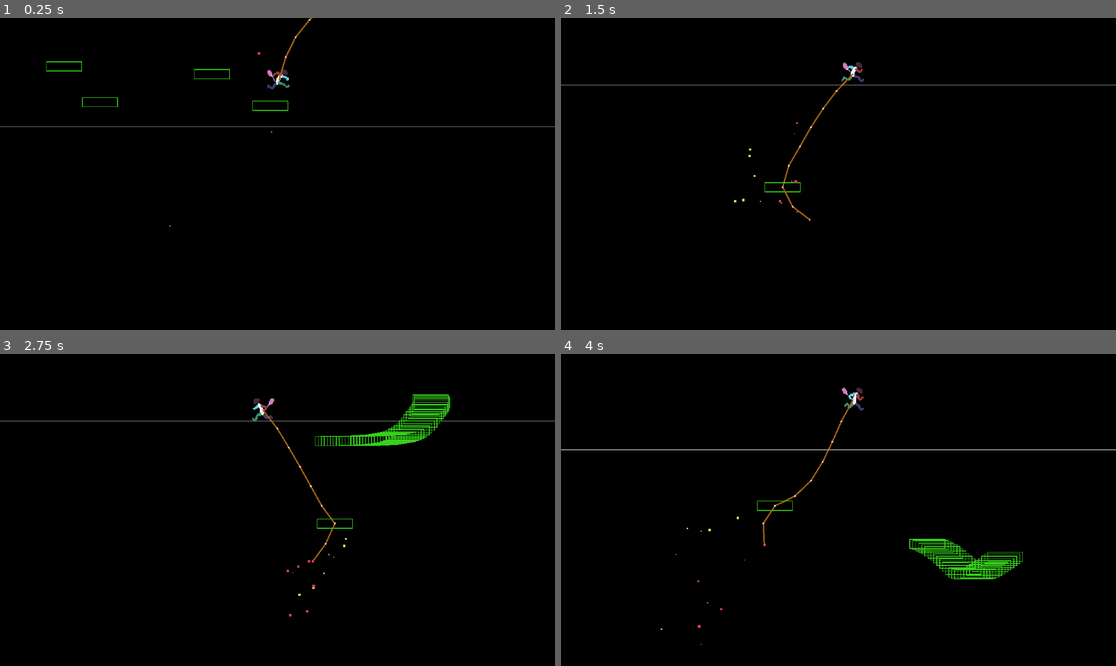
Above: before the commit, frames 1-4 (two rows, left to right).
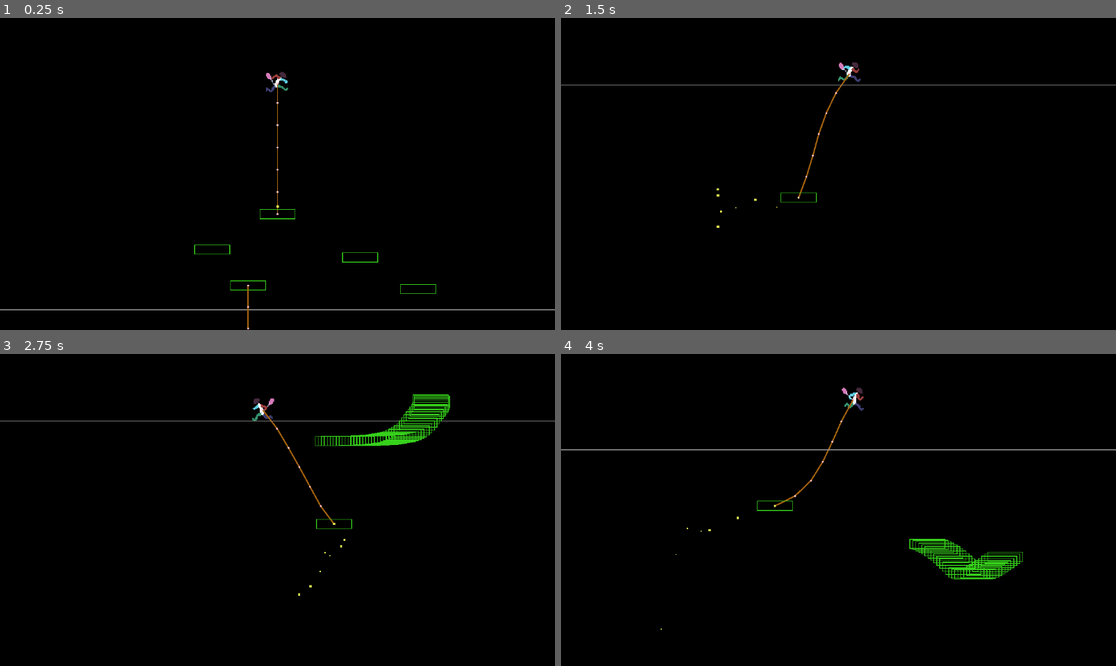
Above: after the commit, the same moments.

Repository: Cosillow/Hello_Gadot
Game: Godot game, scene res://scenes/game.tscn
Two runs of this game, one before a commit and one after it. Both use one fixed random seed, a clock stepped at 60 frames per second and the inputs below.
Inputs (mouse positions are in pixels of both pictures, inside the frame that each line leads up to):
- Up to frame 1 (0.25 s): no input
- Up to frame 2 (1.5 s): move the mouse to (960, 158) at 0.52 s; press the mouse at (960, 158) at 0.53 s; hold Right (move_right) from 0.53 s (still down); tap Z (jump) at 0.77 s; move the mouse to (727, 189) at 1.27 s; release the mouse at (727, 189) at 1.28 s; right-click (727, 189) at 1.35 s
- Up to frame 3 (2.75 s): tap Z (jump) at 1.52 s; move the mouse to (333, 441) at 2.02 s; release Right (move_right) at 2.03 s; press the mouse at (333, 441) at 2.03 s; hold Left (move_left) from 2.03 s (still down)
- Up to frame 4 (4 s): move the mouse to (810, 572) at 2.77 s; release Left (move_left) at 2.78 s; release the mouse at (810, 572) at 2.78 s; hold Right (move_right) from 2.78 s (still down); right-click (810, 572) at 2.85 s; tap Z (jump) at 3.02, 3.77 s; move the mouse to (1005, 556) at 3.52 s; press the mouse at (1005, 556) at 3.53 s

The runs differ from the first frame. In frame 1, 1.5% of the frame differs, in the area x 0-100%, y 0-100%; in frame 2, 0.6%; in frame 3, 0.4%; in frame 4, less than 0.1%.

Commit message:
rope parent child works; I don't want to write any more for rope
please don't make me change this script again

Diff:
--- a/scenes/game.tscn
+++ b/scenes/game.tscn
@@ -80,8 +80,9 @@
 
 [node name="Player" type="CharacterBody2D" parent="."]
 unique_name_in_owner = true
-position = Vector2(140, 0)
+position = Vector2(-57, -282)
 script = ExtResource("1_jckq7")
+metadata/_edit_group_ = true
 
 [node name="CollisionShape2D" type="CollisionShape2D" parent="Player"]
 position = Vector2(0.5, 0)
@@ -102,7 +103,6 @@
 ropeLength = 200.0
 constrain = 31.0
 gravityAdjustment = 15.0
-endPin = false
 
 [node name="CPUParticles2D" type="CPUParticles2D" parent="Player/Rope"]
 direction = Vector2(0, 1)
@@ -115,19 +115,7 @@
 
 [node name="Platform5" parent="Player/Rope" instance=ExtResource("3_pj20w")]
 
-[node name="Rope2" parent="Player/Rope/Platform5" instance=ExtResource("5_6ldxs")]
-ropeLength = 80.0
-constrain = 30.0
-endPin = false
-
-[node name="CPUParticles2D2" type="CPUParticles2D" parent="Player/Rope/Platform5/Rope2"]
-direction = Vector2(0, 1)
-spread = 2.2
-gravity = Vector2(0, 50)
-initial_velocity_min = 36.59
-initial_velocity_max = 182.93
-scale_amount_max = 4.0
-color = Color(0.858824, 0.25098, 0.309804, 1)
+[node name="Node" type="Node" parent="."]
 
 [node name="Floor" type="StaticBody2D" parent="."]
 position = Vector2(0, 28)
@@ -147,6 +135,20 @@
 [node name="Platform3" parent="Platforms" instance=ExtResource("3_pj20w")]
 position = Vector2(-98, 32)
 
+[node name="Rope2" parent="Platforms/Platform3" instance=ExtResource("5_6ldxs")]
+position = Vector2(40, -277)
+ropeLength = 80.0
+constrain = 30.0
+
+[node name="CPUParticles2D2" type="CPUParticles2D" parent="Platforms/Platform3/Rope2"]
+direction = Vector2(0, 1)
+spread = 2.2
+gravity = Vector2(0, 50)
+initial_velocity_min = 36.59
+initial_velocity_max = 182.93
+scale_amount_max = 4.0
+color = Color(0.858824, 0.25098, 0.309804, 1)
+
 [node name="Platform2" parent="Platforms" instance=ExtResource("3_pj20w")]
 position = Vector2(-148, -18)
 
--- a/scripts/platform_manager.gd
+++ b/scripts/platform_manager.gd
@@ -11,7 +11,7 @@
 		for c in platforms:
 			c.queue_free()
 
-func _process(delta):
+func _process(_delta):
 	if Input.is_action_pressed("add_platform"):
 		var p := platform.instantiate()
 		add_child(p)
--- a/scripts/rope.gd
+++ b/scripts/rope.gd
@@ -2,7 +2,7 @@
 extends Node2D
 
 # TODO: CURRENTLY... the _parent_cache must be of Node2d... otherwise it crashes
-#		idk what the behavior should be for that, probably just fall to gravity?
+#		idk what the behavior should be for that, probably just fall to _gravity?
 #		also... I have zero error checking if there is no _parent_cache
 # TODO: boolean exports for the rope just affecting the _parent_cache/child velocity, not just setting position
 # TODO: ropeSize is not an exact science, because of the constraint size
@@ -10,37 +10,45 @@
 # TODO: _notification doesn't work all the time for reparenting... I've found it is because
 #		(in some way) the position of the rope is not always 0 when it swaps parents. Should I
 #		be using global position some places instead?
+# TODO: detatch from parent or detatch children? only if necessary for other objects
 
 @export var ropeLength:float = 30 :
-	set(length):
-		ropeLength = length
+	set(val):
+		if val == ropeLength:
+			return
+		ropeLength = val
 		call_deferred("_ready")
-## constraint iterations (a ratio more iterations will be applied if rope exceeds length)
-@export var tightness: int = 100
-## distance between points (must be < ropeLength)
-@export_range(1, 9999999, 1, "or_greater") var constrain: float = 1 :
+@export var tightness: int = 100 ## constraint iterations (a ratio more iterations will be applied if rope exceeds length)
+@export_range(1, 9999999, 1, "or_greater") var constrain: float = 1 : ## distance between points (must be < ropeLength)
 	set(val):
+		if val == constrain:
+			return
 		constrain =  max(1, min(val, ropeLength - 0.1))
 		call_deferred("_ready")
-@export var gravityAdjustment: float = 0
+@export var gravityAdjustment: float = 0 :
+	set(val):
+		gravityAdjustment = val
+		_gravity = Vector2(0, prGravity + gravityAdjustment)
 @export_range(0.1, 0.9, .01) var dampening: float = 0.9
-@export var endPin: bool = true
 @export var color: Color = Color(0.648, 0.389, 0.056)
 @export_range(1, 9999999, 1, "or_greater") var width: float = 2
 @onready var prGravity: float = ProjectSettings.get_setting("physics/2d/default_gravity")/50
-var gravity: Vector2 :
-	get:
-		return Vector2(0, prGravity + gravityAdjustment)
+
 var _point_count: int
 var _pos: PackedVector2Array
 var _pos_prev: PackedVector2Array
+var _parent_cache: Node2D = null
+var _gravity: Vector2
+var _translation: Vector2 :
+	get:
+		return _parent_cache.position if _parent_cache else Vector2.ZERO
 
 var finalPosition: PackedVector2Array :
 	get:
-		return _pos * Transform2D().translated(_parent_cache.position)
-var _parent_cache: Node2D = null
+		return _pos * Transform2D().translated(_translation)
 
 func _ready()->void:
+	gravityAdjustment = gravityAdjustment # just so that the onready prGravity is added with setter
 	_point_count = int(ceil(ropeLength / constrain))
 
 	# resize arrays
@@ -48,11 +56,11 @@
 	_pos_prev.resize(_point_count)
 
 	# init position
-	print(self.name, " init position: %v" % [position])
 	position = Vector2.ZERO
 	for i in range(_point_count):
-		_pos[i] = position + Vector2(0, constrain *i)
-		_pos_prev[i] = position + Vector2(0, constrain *i)
+		_pos[i] = global_position + Vector2(0, constrain *i)
+		_pos_prev[i] = global_position + Vector2(0, constrain *i)
+	_update_children()
 
 func _notification(what):
 	match what:
@@ -61,17 +69,12 @@
 			if !(p is Node2D):
 				_parent_cache = null
 				return
-
 			_parent_cache = p
-			set_deferred("position", Vector2.ZERO)
-			call_deferred("set_start", _parent_cache.position)
-			print("PARENTED:: position: %v, parent pos: %v" % [position, _parent_cache.position])
 		NOTIFICATION_UNPARENTED:
-			print("UNPARENTED:: position: %v" % [position])
 			_parent_cache = null
 
 func _physics_process(delta)->void:
-	if not _parent_cache: return
+	self.position = Vector2.ZERO # THIS WOKRS... but why does local pos change when new parent??
 	_update_points(delta)
 
 	# tighten rope more if it exceeds ropeLength
@@ -81,23 +84,26 @@
 	for i in iterations:
 		_update_constrain()
 
-	set_start(_parent_cache.position)
-	for c in get_children():
-		if c is Node2D:
-			c.position = _pos[_point_count-1] - _parent_cache.position
+	if _parent_cache:
+		set_start(_parent_cache.position)
+	_update_children()
 	queue_redraw()
 
 func set_start(p:Vector2)->void:
 	_pos[0] = p
 	_pos_prev[0] = p
 
+func _update_children()->void:
+	for c in get_children():
+		if c is Node2D:
+			c.position = _pos[_point_count-1] - _translation
+
 func _update_points(delta)->void:
 	for i in range (_point_count):
-		# TODO: may need to adjust this if AFFECTING _parent_cache/child not just changing _pos
 		if (i!=0) || (i==0 && !_parent_cache):
 			var velocity = (_pos[i] -_pos_prev[i]) * dampening
 			_pos_prev[i] = _pos[i]
-			_pos[i] += velocity + (gravity * delta)
+			_pos[i] += velocity + (_gravity * delta)
 
 func _update_constrain()->void:
 	for i in range(_point_count):
@@ -120,11 +126,11 @@
 			pass
 		# all the rest
 		else:
-			if i+1 == _point_count-1 && endPin:
-				_pos[i] -= vec2 * percent
-			else:
-				_pos[i] -= vec2 * (percent/2)
-				_pos[i+1] += vec2 * (percent/2)
+			#if i+1 == _point_count-1 && endPin:
+				#_pos[i] -= vec2 * percent
+			#else:
+			_pos[i] -= vec2 * (percent/2)
+			_pos[i+1] += vec2 * (percent/2)
 
 func _draw() -> void:
 	var rope := finalPosition
Not shown, added: clips/exploding_ropes_lag.avi
